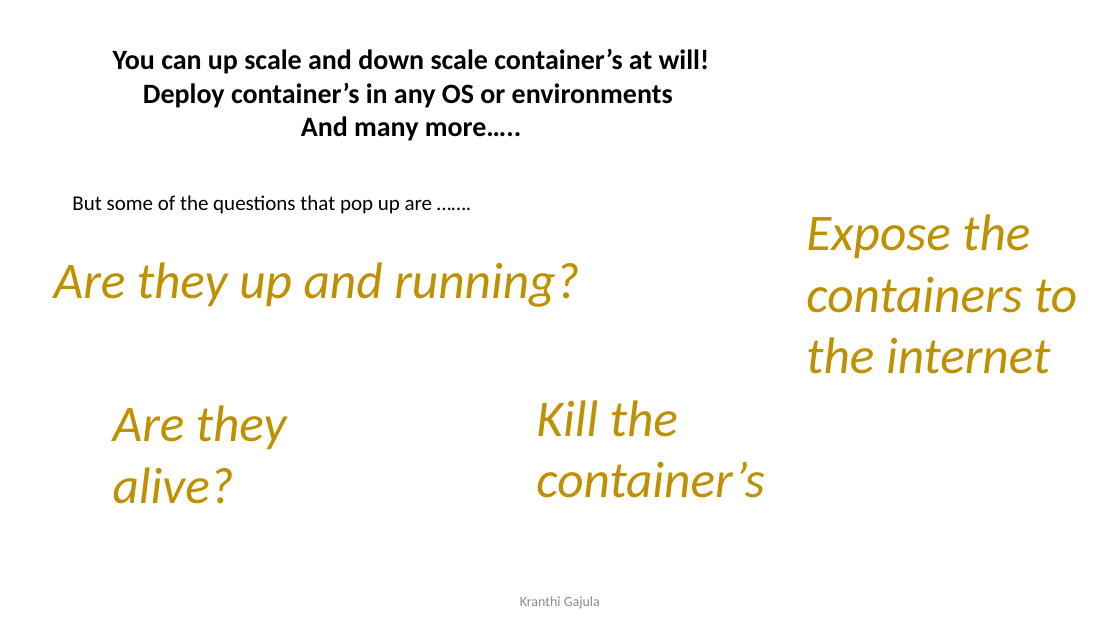
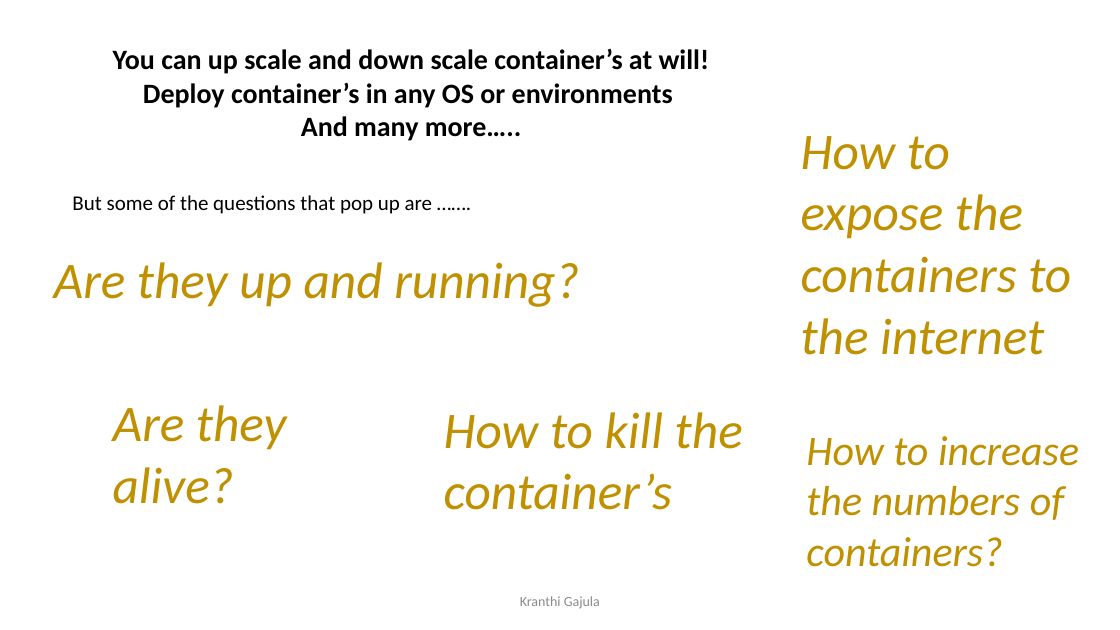
Before and after one commit to KranthiGajula/learning, a slide deck: slide 4 of concepts/Kubernetes/Kubernetes.pptx. Drawn at 1120x630 pixels with LibreOffice and Linux fonts; fonts in the diff are those of the drawing. Boxes give left, top, right and bottom in pixels: in the first picture for what was removed or moved away, otherwise in the second. Text is boxed around its words. In the diff, an @@ line names an element or a change of style, - is before the commit and + after.

```diff
--- a/concepts/Kubernetes/Kubernetes.pptx
+++ b/concepts/Kubernetes/Kubernetes.pptx
@@ text at <box>801,136,1071,355</box>: text changed @@
-Expose the containers to the internet
+How to expose the containers to the internet
@@ text at <box>444,412,743,510</box>: text changed @@
-Kill the container’s
+How to kill the container’s
@@ text added at <box>806,436,1079,567</box>, 36 pt, text #BF9000, italic @@
+How to increase the numbers of containers?
```
Also in this commit, not shown: 2 other slides changed.
